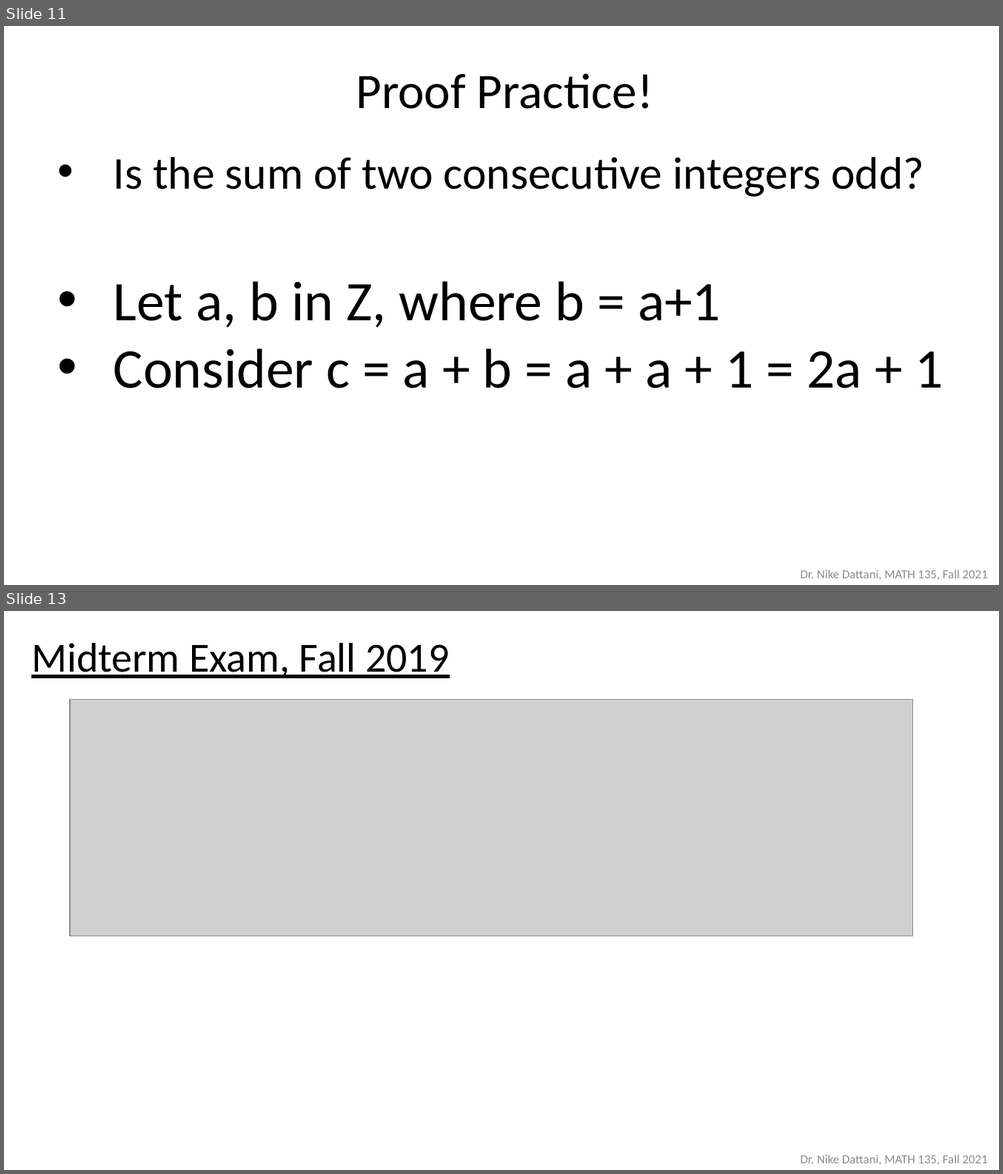
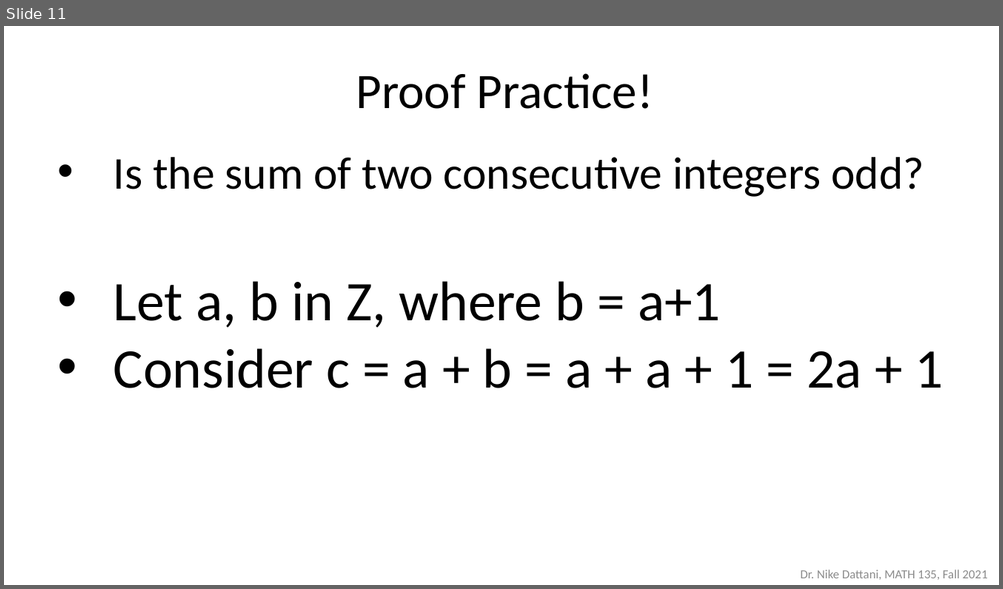
Before and after one commit to ndattani/Lecture_Notes, a slide deck: University_of_Waterloo/Fall_2021/MATH135/UW_Fall2021_MATH135_Lecture12.pptx. Shown one above the other, each under a label of ours: slides 11 and 13 before the commit, slide 11 after it; the slides between them are not shown. The pictures are 1003x1174 and 1003x589 pixels, drawn with LibreOffice and Linux fonts; fonts in the diff are those of the drawing; grey boxes stand for pictures. Boxes give left, top, right and bottom in pixels: in the first picture for what was removed or moved away, otherwise in the second. Text is boxed around its words. In the diff, an @@ line names an element or a change of style, - is before the commit and + after.

```diff
--- a/University_of_Waterloo/Fall_2021/MATH135/UW_Fall2021_MATH135_Lecture12.pptx
+++ b/University_of_Waterloo/Fall_2021/MATH135/UW_Fall2021_MATH135_Lecture12.pptx
@@ slide 13 removed at (4,611,999,1170), background #FFFFFF @@
@@ text removed at (31,643,449,678) @@
-Midterm Exam, Fall 2019
@@ picture removed at (70,700,912,937) @@
@@ rectangle removed at (403,1007,438,1029) @@
@@ rectangle removed at (483,1008,518,1030) @@
@@ rectangle removed at (613,1007,648,1029) @@
@@ rectangle removed at (403,1034,438,1056) @@
@@ rectangle removed at (480,1034,515,1056) @@
@@ rectangle removed at (619,1034,654,1055) @@
@@ rectangle removed at (403,1060,438,1079) @@
@@ rectangle removed at (483,1059,518,1080) @@
@@ rectangle removed at (613,1059,648,1081) @@
@@ rectangle removed at (401,1085,437,1106) @@
@@ rectangle removed at (491,1085,526,1106) @@
@@ rectangle removed at (619,1086,654,1108) @@
@@ text removed at (800,1155,987,1165) @@
-Dr. Nike Dattani, MATH 135, Fall 2021
```
Also in this commit, not shown: 1 slide changed, 3 slides added, 26 other slides removed.
